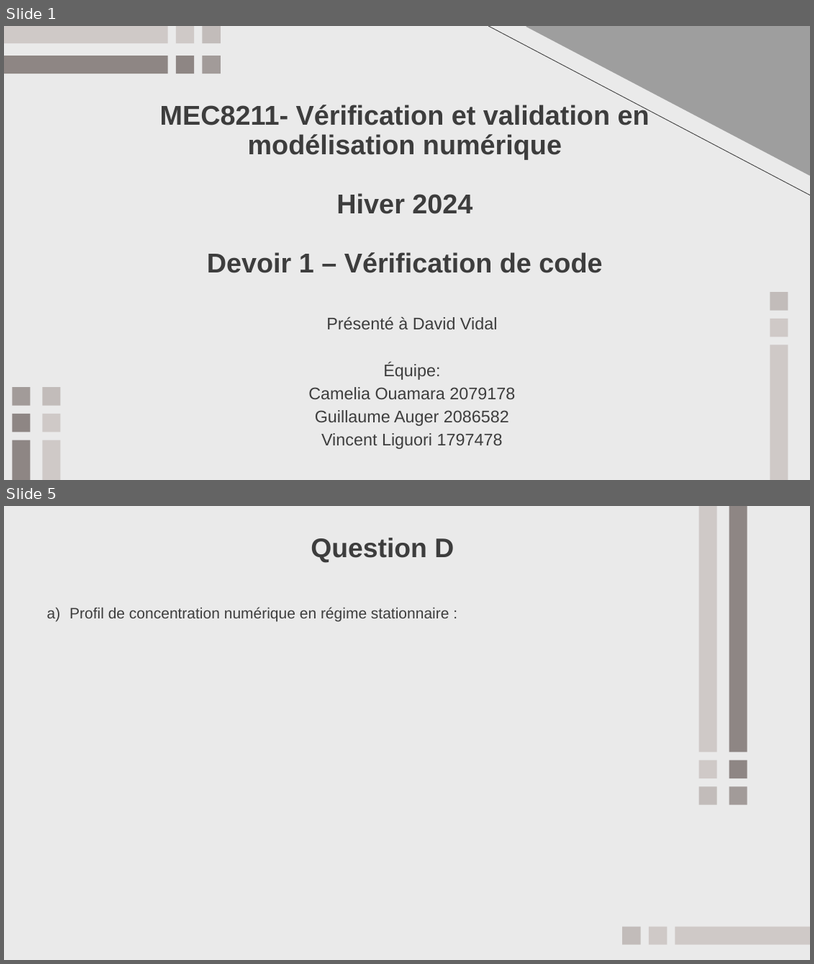
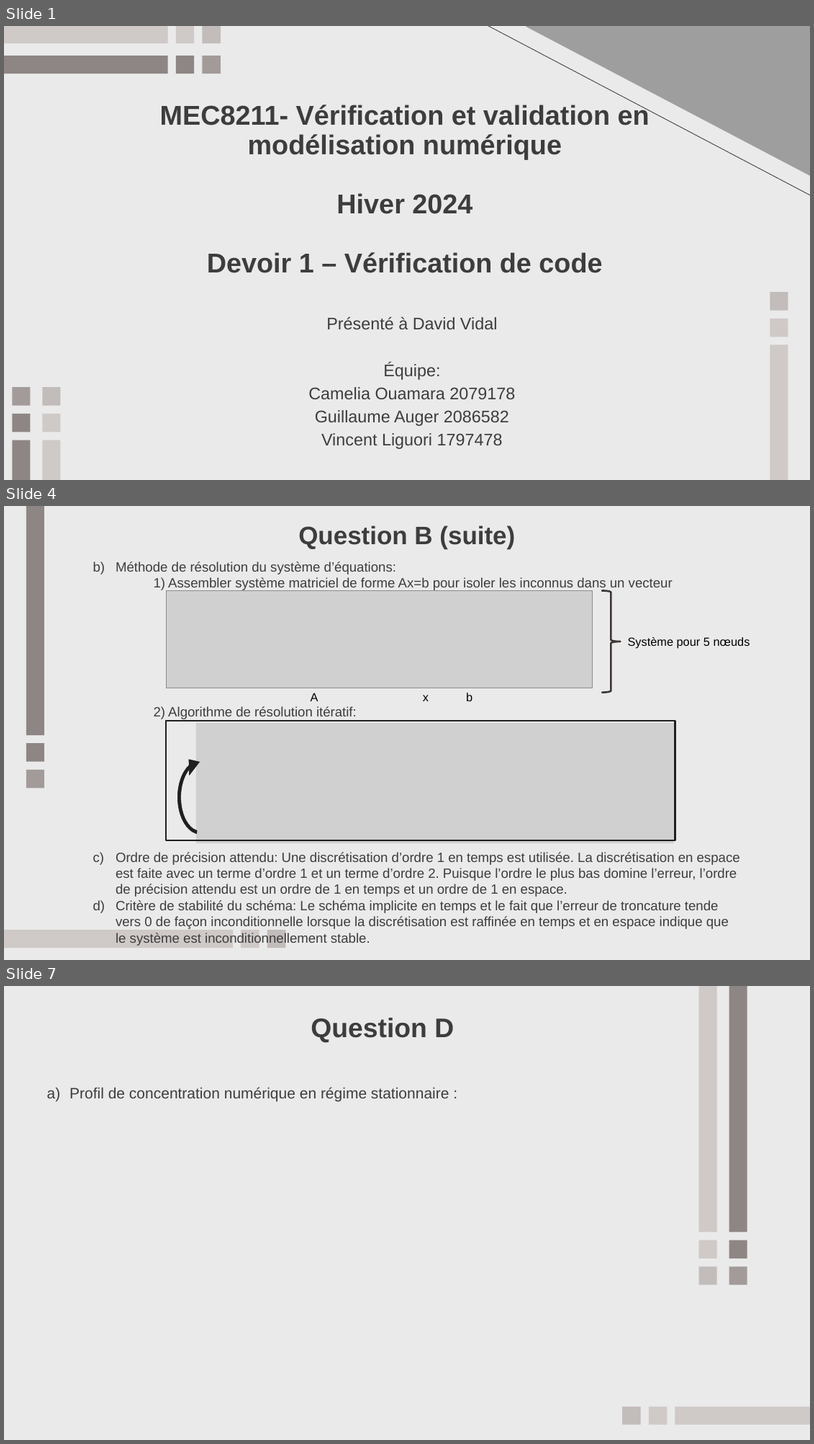
Before and after one commit to CameliaOuamara/Devoir1_Verification_de_code, a slide deck: PPT_Devoir1.pptx. Shown one above the other, each under a label of ours: slides 1 and 5 before the commit, slides 1, 4 and 7 after it; the slides between them are not shown. The pictures are 814x964 and 814x1444 pixels, drawn with LibreOffice and Linux fonts; fonts in the diff are those of the drawing; grey boxes stand for pictures; background and template pictures are left out. Boxes give left, top, right and bottom in pixels: in the first picture for what was removed or moved away, otherwise in the second. Text is boxed around its words. In the diff, an @@ line names an element or a change of style, - is before the commit and + after.

```diff
--- a/PPT_Devoir1.pptx
+++ b/PPT_Devoir1.pptx
@@ slide 4 added at <box>4,506,810,960</box>, background #EAEAEA @@
@@ title added at <box>298,525,515,549</box>, 30 pt, text #3D3D3D, bold @@
+Question B (suite)
@@ text added at <box>116,561,741,945</box>, 16 pt, text #3D3D3D @@
+b) Méthode de résolution du système d’équations:
+    1) Assembler système matriciel de forme Ax=b pour isoler les inconnus dans un vecteur
+  2) Algorithme de résolution itératif:
+c) Ordre de précision attendu: Une discrétisation d’ordre 1 en temps est utilisée. La discrétisation en espace est faite avec un terme d’ordre 1 et un terme d’ordre 2. Puisque l’ordre le plus bas domine l’erreur, l’ordre de précision attendu est un ordre de 1 en temps et un ordre de 1 en espace.
+d) Critère de stabilité du schéma: Le schéma implicite en temps et le fait que l’erreur de troncature tende vers 0 de façon inconditionnelle lorsque la discrétisation est raffinée en temps et en espace indique que le système est inconditionnellement stable.
@@ group added at <box>166,591,751,701</box>: 4 texts, 1 picture, 1 right brace @@
+A
+x
+b
+Système pour 5 nœuds
@@ rectangle added at <box>166,721,676,841</box>, outline #1E1E1E 2 pt @@
@@ picture added at <box>196,723,674,843</box> @@
@@ circular arrow added at <box>172,754,230,840</box>, fill #1E1E1E, outline #1E1E1E 0.5 pt @@
@@ group added at <box>4,506,286,947</box>: 6 rectangles @@
@@ what was slide 5 is now slide 7 @@
```
Also in this commit, not shown: 1 slide changed, 3 other slides added, 2 slides removed, 2 other files.
